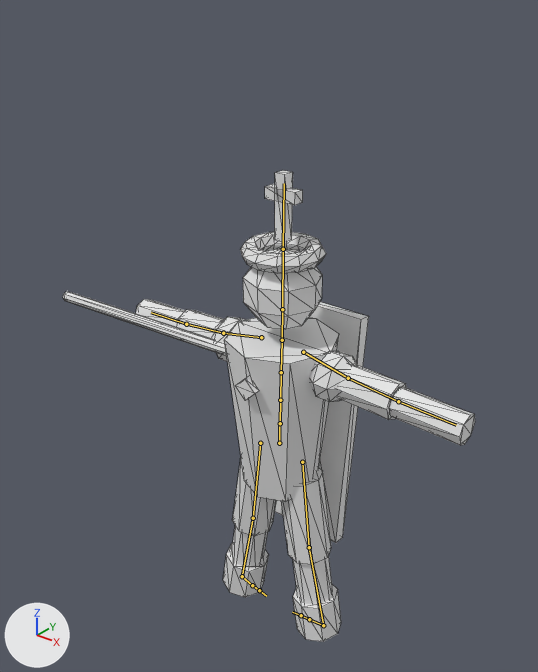
What one commit did to the glTF model public/models/rei_rpg.glb.
Rendered twice from a 50 mm lens placed at (0.707, -0.921, 1.173), pointed at (-0.077, 0.059, 0.566). The lights are fixed; the arrows at lower left show +X, +Y and +Z. The first picture is the older version. The bones that change, and the others that lie on the model, are drawn over the model as lines. Mesh edges are drawn as thin lines.

In view in the first picture: 'Peca_k'.
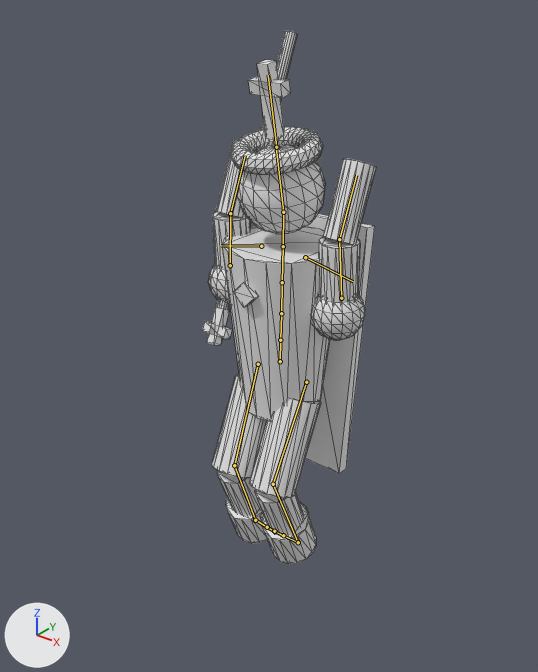
The newer file adds an action. The first version stands in its rest pose; the second is drawn at frame 12 of the action 'Comemorar'.

Changed parts and their boxes (x1, y1, x2, y2) in the pictures (538 x 672 px):
```json
{"object": "Peca_k", "change": "posed", "before": [63, 170, 475, 642], "after": [202, 30, 376, 564], "on screen": "58% narrower, 13% taller"}
{"bone": "mixamorig:Hips", "before": "(279, 443) to (279, 423)", "after": "(280, 361) to (280, 340)"}
{"bone": "mixamorig:LeftUpLeg", "before": "(302, 462) to (309, 547)", "after": "(306, 382) to (273, 484)"}
{"bone": "mixamorig:LeftLeg", "before": "(309, 547) to (323, 625)", "after": "(273, 484) to (298, 542)"}
{"bone": "mixamorig:RightUpLeg", "before": "(260, 443) to (253, 518)", "after": "(258, 364) to (234, 465)"}
{"bone": "mixamorig:RightLeg", "before": "(253, 518) to (242, 576)", "after": "(234, 465) to (255, 520)"}
{"bone": "mixamorig:LeftArm", "before": "(348, 378) to (398, 401)", "after": "(341, 298) to (339, 239)"}
{"bone": "mixamorig:LeftForeArm", "before": "(398, 401) to (456, 425)", "after": "(339, 239) to (356, 175)"}
{"bone": "mixamorig:Head", "before": "(282, 309) to (283, 249)", "after": "(283, 212) to (276, 147)"}
{"bone": "mixamorig:RightArm", "before": "(223, 333) to (186, 324)", "after": "(230, 265) to (230, 213)"}
{"bone": "mixamorig:RightForeArm", "before": "(186, 324) to (151, 312)", "after": "(230, 213) to (245, 155)"}
```

The change, as JSON lines over the scene's bpy script:
```json
{"block": "bone_mixamorig_hips", "where": "bone_mixamorig_hips = bpy.data.objects['Esqueleto'].pose.bones['mixamorig:Hips']"}
{"op": "set", "path": "bone_mixamorig_hips.location", "old": "(0.0, 0.0, 0.0)", "new": "(0.0, 0.17, 0.0)"}
{"block": "bone_mixamorig_leftupleg", "where": "bone_mixamorig_leftupleg = bpy.data.objects['Esqueleto'].pose.bones['mixamorig:LeftUpLeg']  # child of 'mixamorig:Hips'"}
{"op": "set", "path": "bone_mixamorig_leftupleg.location", "old": "(0.0, 0.0, 0.0)", "new": "(-0.004, 0.002, 0.0)"}
{"op": "set", "path": "bone_mixamorig_leftupleg.rotation_quaternion", "old": "(1.0, 0.0, 0.0, 0.0)", "new": "(-0.973, -0.216, 0.006, 0.077)", "note": "degrees (0, 0, 0) -> degrees (25, 1, -9)"}
{"block": "bone_mixamorig_leftleg", "where": "bone_mixamorig_leftleg = bpy.data.objects['Esqueleto'].pose.bones['mixamorig:LeftLeg']  # child of 'mixamorig:LeftUpLeg'"}
{"op": "set", "path": "bone_mixamorig_leftleg.rotation_quaternion", "old": "(1.0, 0.0, 0.0, 0.0)", "new": "(0.924, -0.382, 0.018, 0.0)", "note": "degrees (0, 0, 0) -> degrees (-45, 2, -1)"}
{"block": "bone_mixamorig_rightupleg", "where": "bone_mixamorig_rightupleg = bpy.data.objects['Esqueleto'].pose.bones['mixamorig:RightUpLeg']  # child of 'mixamorig:Hips'"}
{"op": "set", "path": "bone_mixamorig_rightupleg.location", "old": "(0.0, 0.0, 0.0)", "new": "(0.004, 0.002, 0.0)"}
{"op": "set", "path": "bone_mixamorig_rightupleg.rotation_quaternion", "old": "(1.0, 0.0, 0.0, 0.0)", "new": "(-0.973, -0.216, -0.006, -0.077)", "note": "degrees (0, 0, 0) -> degrees (25, -1, 9)"}
{"block": "bone_mixamorig_rightleg", "where": "bone_mixamorig_rightleg = bpy.data.objects['Esqueleto'].pose.bones['mixamorig:RightLeg']  # child of 'mixamorig:RightUpLeg'"}
{"op": "set", "path": "bone_mixamorig_rightleg.rotation_quaternion", "old": "(1.0, 0.0, 0.0, 0.0)", "new": "(0.924, -0.382, -0.018, 0.0)", "note": "degrees (0, 0, 0) -> degrees (-45, -2, 1)"}
{"block": "bone_mixamorig_leftarm", "where": "bone_mixamorig_leftarm = bpy.data.objects['Esqueleto'].pose.bones['mixamorig:LeftArm']  # child of 'mixamorig:LeftShoulder'"}
{"op": "set", "path": "bone_mixamorig_leftarm.location", "old": "(0.0, 0.0, 0.0)", "new": "(0.001, -0.017, 0.035)"}
{"op": "set", "path": "bone_mixamorig_leftarm.rotation_quaternion", "old": "(1.0, 0.0, 0.0, 0.0)", "new": "(0.013, 0.03, -0.645, 0.764)", "note": "degrees (0, 0, 0) -> degrees (-80, -4, -179)"}
{"block": "bone_mixamorig_leftforearm", "where": "bone_mixamorig_leftforearm = bpy.data.objects['Esqueleto'].pose.bones['mixamorig:LeftForeArm']  # child of 'mixamorig:LeftArm'"}
{"op": "set", "path": "bone_mixamorig_leftforearm.rotation_quaternion", "old": "(1.0, 0.0, 0.0, 0.0)", "new": "(0.976, 0.005, 0.001, 0.216)", "note": "degrees (0, 0, 0) -> degrees (1, 0, 25)"}
{"block": "bone_mixamorig_head", "where": "bone_mixamorig_head = bpy.data.objects['Esqueleto'].pose.bones['mixamorig:Head']  # child of 'mixamorig:Neck'"}
{"op": "set", "path": "bone_mixamorig_head.rotation_quaternion", "old": "(1.0, 0.0, 0.0, 0.0)", "new": "(0.995, 0.098, 0.0, 0.0)", "note": "degrees (0, 0, 0) -> degrees (11, 0, 0)"}
{"block": "bone_mixamorig_rightarm", "where": "bone_mixamorig_rightarm = bpy.data.objects['Esqueleto'].pose.bones['mixamorig:RightArm']  # child of 'mixamorig:RightShoulder'"}
{"op": "set", "path": "bone_mixamorig_rightarm.location", "old": "(0.0, 0.0, 0.0)", "new": "(-0.001, -0.017, 0.035)"}
{"op": "set", "path": "bone_mixamorig_rightarm.rotation_quaternion", "old": "(1.0, 0.0, 0.0, 0.0)", "new": "(0.013, 0.031, 0.645, -0.764)", "note": "degrees (0, 0, 0) -> degrees (-80, 4, 179)"}
{"block": "bone_mixamorig_rightforearm", "where": "bone_mixamorig_rightforearm = bpy.data.objects['Esqueleto'].pose.bones['mixamorig:RightForeArm']  # child of 'mixamorig:RightArm'"}
{"op": "set", "path": "bone_mixamorig_rightforearm.rotation_quaternion", "old": "(1.0, 0.0, 0.0, 0.0)", "new": "(0.976, 0.005, -0.001, -0.216)", "note": "degrees (0, 0, 0) -> degrees (1, 0, -25)"}
```
